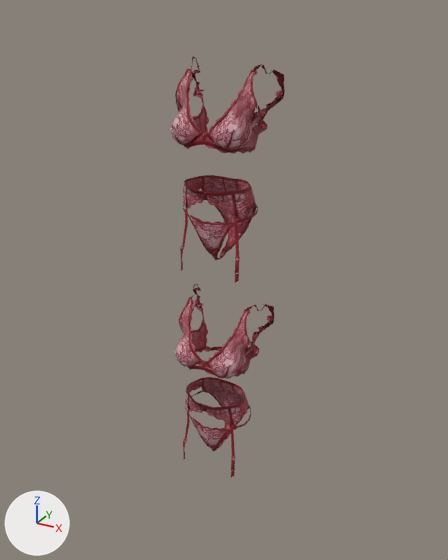
Before and after pictures for a commit that changed the glTF model game/public/assets/models/outfit-lingerie-red.glb.
Camera for both pictures: a 50 mm camera at (0.937, -1.657, 1.552) aimed at (-0.011, 0.067, 0.691). The lights are fixed; the arrows at lower left show +X, +Y and +Z. The older version comes first.

Objects in the first picture: 'LingerieDisplay_red_bottom', 'LingerieDisplay_red_top', 'Outfit_lingerie-red-bottom__paleGaze', 'Outfit_lingerie-red-top__paleGaze'.
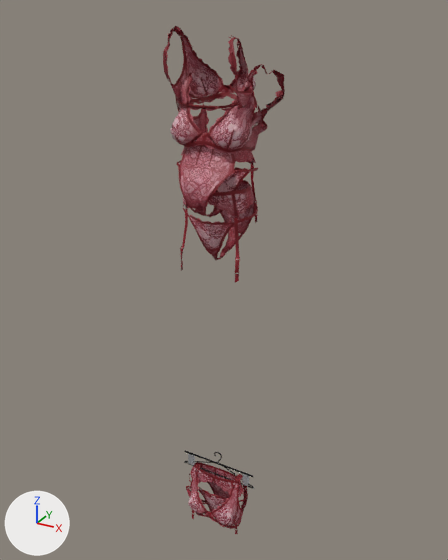
Boxes [x1, y1, x2, y2] around the edits, measured in the pictures (448 x 560 px):
'LingerieDisplay_red_top', deleted
    before: [174, 284, 275, 379]
'LingerieMannequin_red_bottom', added
    after: [177, 138, 258, 223]
'LingerieMannequin_red_top', added
    after: [163, 26, 256, 111]
'LingerieDisplay_red_bottom', deleted
    before: [183, 377, 251, 478]
'LingerieHang_red_top', added
    after: [184, 452, 254, 529]
    faces in mat_lingerie_red: [186, 463, 248, 529]
    faces in mat_lingeriehanger (light grey #dddee1): [184, 452, 254, 489]
'LingerieHang_red_bottom', added
    after: [184, 451, 254, 534]
    faces in mat_lingerie_red: [189, 462, 247, 534]
    faces in mat_lingeriehanger (light grey #dddee1): [184, 451, 254, 486]

What changed in the scene script:
```text
Add mat_lingeriehanger:
    mat_lingeriehanger = principled_material('LingerieHanger')
    mat_lingeriehanger.base_color = (0.72, 0.73, 0.75)  # light grey #dddee1
    mat_lingeriehanger.metallic = 0.85
    mat_lingeriehanger.roughness = 0.35
Add me_lingeriehang_red_bottom:
    me_lingeriehang_red_bottom.from_pydata(...)  # 1166 vertices, 1693 faces; spans x -0.15..0.15, y -0.034..0.036, z -0.352..0.004
    # faces by material slot: [1429, 264]
    me_lingeriehang_red_bottom.materials.append(mat_lingerie_red)
    me_lingeriehang_red_bottom.materials.append(mat_lingeriehanger)  # light grey #dddee1
Add me_lingeriehang_red_top:
    me_lingeriehang_red_top.from_pydata(...)  # 1288 vertices, 1812 faces; spans x -0.154..0.154, y -0.08..0.024, z -0.29..0.004
    # faces by material slot: [1536, 276]
    me_lingeriehang_red_top.materials.append(mat_lingerie_red)
    me_lingeriehang_red_top.materials.append(mat_lingeriehanger)  # light grey #dddee1
Add me_lingeriemannequin_red_bottom:
    me_lingeriemannequin_red_bottom.from_pydata(...)  # 1012 vertices, 1429 faces; spans x -0.128..0.132, y -0.136..0.085, z 0.91..1.181
    me_lingeriemannequin_red_bottom.materials.append(mat_lingerie_red)
Add me_lingeriemannequin_red_top:
    me_lingeriemannequin_red_top.from_pydata(...)  # 1144 vertices, 1536 faces; spans x -0.121..0.141, y -0.108..0.083, z 1.276..1.506
    me_lingeriemannequin_red_top.materials.append(mat_lingerie_red)
Remove ob_lingeriedisplay_red_top:
    ob_lingeriedisplay_red_top = bpy.data.objects.new('LingerieDisplay_red_top', me_lingeriedisplay_red_top)
    ob_lingeriedisplay_red_top.location = (0.009, -0.036, -0.751)
Remove ob_lingeriedisplay_red_bottom:
    ob_lingeriedisplay_red_bottom = bpy.data.objects.new('LingerieDisplay_red_bottom', me_lingeriedisplay_red_bottom)
    ob_lingeriedisplay_red_bottom.location = (0.009, -0.036, -0.751)
Add ob_lingeriehang_red_bottom:
    ob_lingeriehang_red_bottom = bpy.data.objects.new('LingerieHang_red_bottom', me_lingeriehang_red_bottom)
    ob_lingeriehang_red_bottom.location = (0.0, 0.0, 0.0)
Add ob_lingeriehang_red_top:
    ob_lingeriehang_red_top = bpy.data.objects.new('LingerieHang_red_top', me_lingeriehang_red_top)
    ob_lingeriehang_red_top.location = (0.0, 0.0, 0.0)
Add ob_lingeriemannequin_red_bottom:
    ob_lingeriemannequin_red_bottom = bpy.data.objects.new('LingerieMannequin_red_bottom', me_lingeriemannequin_red_bottom)
    ob_lingeriemannequin_red_bottom.location = (0.0, 0.0, 0.0)
Add ob_lingeriemannequin_red_top:
    ob_lingeriemannequin_red_top = bpy.data.objects.new('LingerieMannequin_red_top', me_lingeriemannequin_red_top)
    ob_lingeriemannequin_red_top.location = (0.0, 0.0, 0.0)
```
